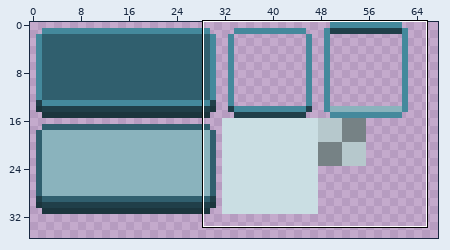
Two versions of one sprite sheet, Quadtastic/res/style.png. Above, an overview of the earlier version with the close-up marked.
Close-up. Before the commit:
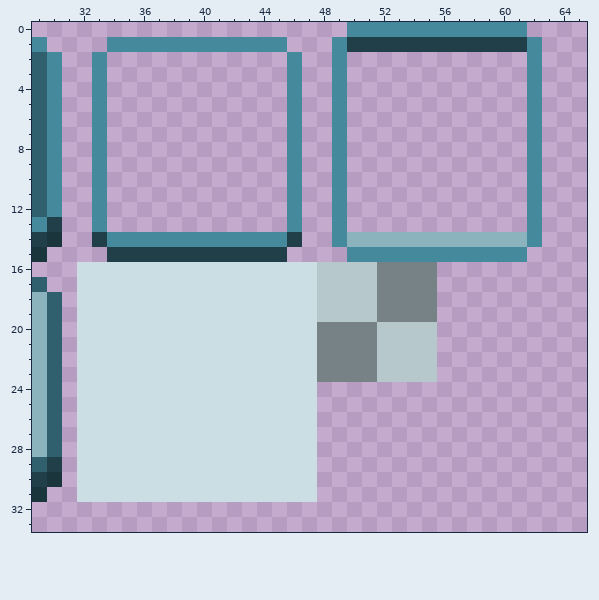
The file is 128x128 pixels. Shown: x 29..65, y 0..33. The wide view leaves out empty margins.
Once edited:
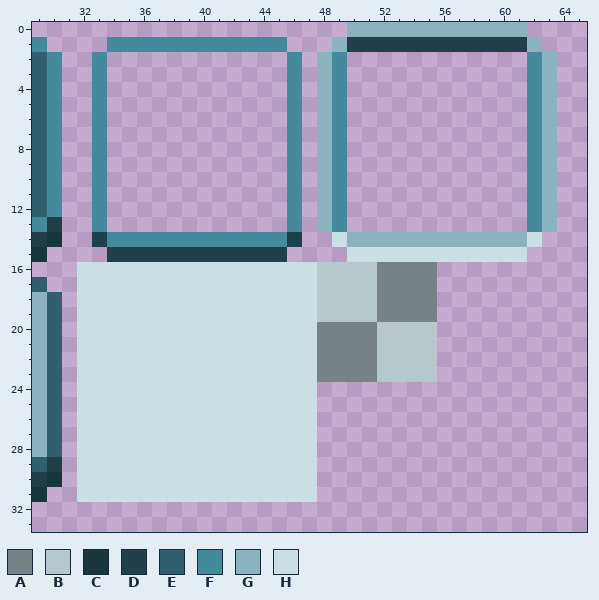
Palette (. is transparent): A #768285  B #b6c8cc  C #1b353d  D #203f49  E #305f6e  F #44899c  G #8ab3bd  H #cadee3
Commit: Update Frame border
Diff:
The edit adds colour G in rows 2 to 13 at x 48 and 63.
Colour F gives way to colour G in row 0 at x 50 to 61; in row 1 at x 49 and 62.
Colour F gives way to colour H in row 14 at x 49 and 62; in row 15 at x 50 to 61.
Where, in picture pixels (left, top, right, bottom), the same in both close-ups:
changed: (317, 22, 557, 262)
